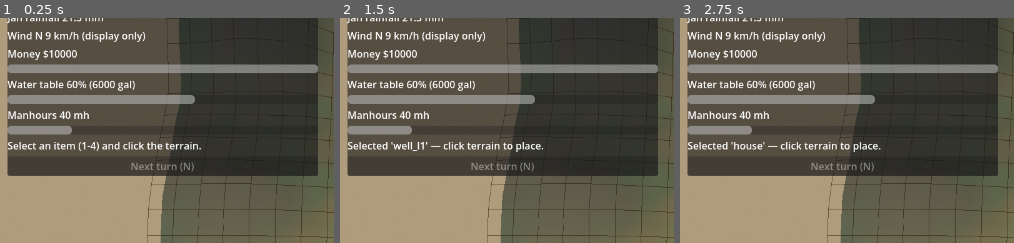
Above: before the commit, frames 1-3 (left to right).
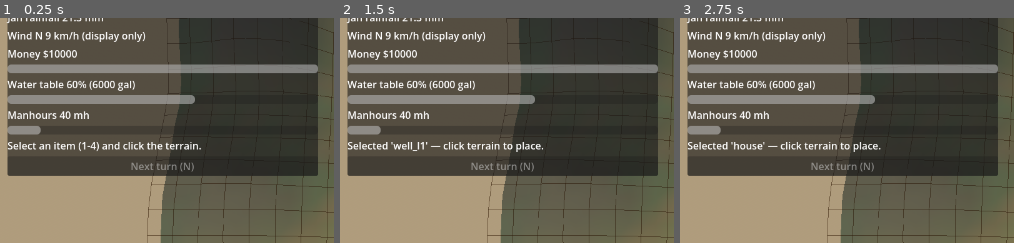
Above: after the commit, the same moments.

Repository: tpaulshippy/permaculture
Game: Godot game, scene res://scenes/terrain.tscn
Same seed, same stepped clock (60 frames per second), same inputs: the game is played once before the commit and once after it.
Inputs:
- Up to frame 1 (0.25 s): no input
- Up to frame 2 (1.5 s): click "[1] house" at 0.5 s; click "[2] well_l1" at 1.25 s
- Up to frame 3 (2.75 s): click "[1] house" at 2 s
The pictures show only the part of the screen within x 0-50%, y 25-75%; the shares and areas given below are measured in that part.

The runs differ from the first frame. In frame 1, 0.4% of the frame differs, in the area x 11-22%, y 48-52%; in frame 2, 0.4%; in frame 3, 0.4%.

Commit message:
fix(5): address cubic review round 1
- sim: wells draw from table (delivered capped by demand+table),
  ditch capture recharges; shortfall warning; yield from month 12
  counting planting month; upkeep_usd summed per item; report
  describes processed month
- main: demo fails if sim setup fails; stale placeholder message;
  fixed 400 mh bar capacity
- test: money/mh warning branches + month-12 yield checks
- evidence: re-recorded demo (new water model) + README/plan wording

Diff:
--- a/scripts/main.gd
+++ b/scripts/main.gd
@@ -148,6 +148,7 @@
 		push_error("Hex overlay setup failed.")
 	_sim = SimScript.new()
 	if not _sim.setup():
+		_demo_failed = true
 		push_error("Turn sim setup failed (tuning/rainfall packs).")
 	var mesh: ArrayMesh = MeshScript.build_array_mesh(_water, mode)
 	var framing := _framing()
@@ -450,7 +451,9 @@
 	_water_bar = _make_bar(box, 100.0)
 	_mh_label = Label.new()
 	box.add_child(_mh_label)
-	_mh_bar = _make_bar(box, 200.0)
+	# Fixed capacity: ~2.5 months of one house's 160 mh/mo output. Values
+	# above clamp; the label always shows the true bank.
+	_mh_bar = _make_bar(box, 400.0)
 	_warn_label = Label.new()
 	_warn_label.add_theme_color_override("font_color", Color(1.0, 0.15, 0.1))
 	_warn_label.visible = false
@@ -499,7 +502,7 @@
 				float(report.get("upkeep_usd", 0.0)), float(report.get("pump_gal", 0.0)),
 				float(report.get("demand_gal", 0.0))])
 		else:
-			_refresh_hud("Advancing a month (month sim owned by other issues).")
+			_refresh_hud("Month sim not ready (tuning/rainfall packs missing?).")
 	else:
 		_refresh_hud("Next is locked: " + _hex.gate_label())
 
@@ -530,7 +533,7 @@
 	_money_label.text = "Money $%.0f" % _sim.money
 	_water_bar.value = _sim.water_pct()
 	_water_label.text = "Water table %.0f%% (%.0f gal)" % [_sim.water_pct(), _sim.water_gal]
-	_mh_bar.max_value = maxf(200.0, _sim.mh_bank)
+	_mh_bar.max_value = 400.0
 	_mh_bar.value = clampf(_sim.mh_bank, 0.0, _mh_bar.max_value)
 	_mh_label.text = "Manhours %.0f mh" % _sim.mh_bank
 	var warn := String(_sim.warning_text())
--- a/scripts/turn_sim.gd
+++ b/scripts/turn_sim.gd
@@ -7,21 +7,23 @@
 ## money_usd / manhour bank / water reserve across Next presses.
 ##
 ## Monthly math (documented, deterministic, Q11 no-RNG):
-## - upkeep_usd = 80/house + 15/well_L1 (tuning upkeep_usd_per_mo)
+## - upkeep_usd = per-item upkeep_usd_per_mo summed over placements
+##   (80/house, 15/well_L1, 0 elsewhere per current tuning)
 ## - upkeep_mh  = 8/house + 4/well + 2/ditch + 1/mesquite
 ## - provided_mh = 160/house; mh_bank += provided - upkeep
-## - mature mesquite (age >= yield_start_month 12) pays yield_usd_per_mo 12
+## - mature mesquite (age in months >= yield_start_month 12, counting the
+##   planting month) pays yield_usd_per_mo 12
 ## - rain_gal_ref = month_mm * (1000 / avg_monthly_mm): scales the tuning
 ##   1000 gal/mo reference plot-rainfall by actual biome rainfall
-## - capture_pct = min(0.05 + 0.12 * ditch_count, 0.60) (tuning base 5%,
-##   +12 %/ditch, 60 % cap); rain_capture = rain_gal_ref * capture_pct
-## - pump = 2500/well (tuning pump_gal_per_mo); demand = 250/mesquite
-##   (tuning water_need_gal_per_mo); reserve clamps to [0, cap]
+## - capture recharges the table: min(base 5% + 12 %/ditch, 60 %) * rain_gal
+## - pump capacity = 2500/well (tuning pump_gal_per_mo). The well draws from
+##   the table, so it can only deliver what the table holds and never raises
+##   it: delivered = min(capacity, demand, table + capture). Unmet demand is
+##   an irrigation shortfall (advisory warning, Q14).
 ##
-## Warnings (Q14): money < 0 or water reserve at 0 with unmet demand (or
-## mh_bank < 0) raise a red banner. They NEVER block: no game over, Next
-## keeps working. Wind is display-only (Q12): deterministic from
-## month_index, zero sim effect.
+## Warnings (Q14): money < 0, mh_bank < 0, irrigation shortfall > 0, or water
+## table at 0. Advisory only: they NEVER block, no game over, Next works.
+## Wind is display-only (Q12): deterministic from month_index, zero effect.
 
 const TUNING_PATH := "res://data/tuning.json"
 const RAIN_PATH := "res://data/sonoran_rainfall.json"
@@ -45,12 +47,15 @@
 var month_index := 0
 var money := 0.0
 var mh_bank := 0.0
+## Usable groundwater stock. Wells draw from it (never add to it); ditch
+## capture recharges it. Displayed as the water-table bar.
 var water_gal := START_WATER_GAL
 var houses := 0
 var wells := 0
 var ditches := 0
 var mesquite := 0
 var _planted_at: Array[int] = []
+var _last_unmet := 0.0
 
 
 func is_ready() -> bool:
@@ -118,6 +123,7 @@
 	ditches = 0
 	mesquite = 0
 	_planted_at.clear()
+	_last_unmet = 0.0
 
 
 func start_money() -> float:
@@ -172,26 +178,30 @@
 	return {"ok": true, "reason": ""}
 
 
-## Advance one month. Applies upkeep, labor, yield, pump/rain/demand, then
-## month_index += 1. Returns a summary dict for the HUD status line.
+## Advance one month. Applies upkeep, labor, yield, and the water-table
+## balance for the CURRENT month, then month_index += 1. The returned
+## "month"/"rain_mm" describe the month just processed (not the new one).
 func advance_month() -> Dictionary:
 	if not _ready:
 		return {"ok": false, "reason": "sim not ready"}
+	var done_name := month_name()
+	var mm := rain_mm(month_index % 12)
+	var counts := {"house": houses, "well_l1": wells,
+		"ditch_berm": ditches, "mesquite": mesquite}
 	var upkeep_usd := 0.0
+	for id in counts.keys():
+		if _items.has(id):
+			upkeep_usd += _num(_items[id], "upkeep_usd_per_mo") * counts[id]
 	var upkeep_mh := 0.0
 	var provided_mh := 0.0
 	if _items.has("house"):
 		var h: Dictionary = _items["house"]
-		upkeep_usd += _num(h, "upkeep_usd_per_mo") * houses
 		upkeep_mh += _num(h, "upkeep_manhours_per_mo") * houses
 		provided_mh += _num(h, "provides_manhours_per_mo") * houses
 	if _items.has("well_l1"):
-		var w: Dictionary = _items["well_l1"]
-		upkeep_usd += _num(w, "upkeep_usd_per_mo") * wells
-		upkeep_mh += _num(w, "upkeep_manhours_per_mo") * wells
+		upkeep_mh += _num(_items["well_l1"], "upkeep_manhours_per_mo") * wells
 	if _items.has("ditch_berm"):
-		var d: Dictionary = _items["ditch_berm"]
-		upkeep_mh += _num(d, "upkeep_manhours_per_mo") * ditches
+		upkeep_mh += _num(_items["ditch_berm"], "upkeep_manhours_per_mo") * ditches
 	var yield_usd := 0.0
 	if _items.has("mesquite"):
 		var p: Dictionary = _items["mesquite"]
@@ -199,36 +209,38 @@
 		var ystart := int(_num(p, "yield_start_month") if p.has("yield_start_month") else 12.0)
 		var mature := 0
 		for planted in _planted_at:
-			if month_index - planted >= ystart:
+			if month_index - planted + 1 >= ystart:
 				mature += 1
 		yield_usd = _num(p, "yield_usd_per_mo") * mature
-	var mm := rain_mm(month_index % 12)
 	var rain_gal := mm * (_ref_rain / _avg_mm) if _avg_mm > 0.0 else 0.0
 	var ditch_pct := 0.0
 	if _items.has("ditch_berm"):
 		ditch_pct = _num(_items["ditch_berm"], "retention_percent") / 100.0
 	var capture := minf(_base_capture + ditch_pct * ditches, 0.60) * rain_gal
-	var pump := 0.0
+	var pump_cap := 0.0
 	var demand := 0.0
 	if _items.has("well_l1"):
-		pump = _num(_items["well_l1"], "pump_gal_per_mo") * wells
+		pump_cap = _num(_items["well_l1"], "pump_gal_per_mo") * wells
 	if _items.has("mesquite"):
 		demand = _num(_items["mesquite"], "water_need_gal_per_mo") * mesquite
+	# Wells draw from the table: delivery is capped by demand and by what
+	# the table holds (plus this month's recharge), so wells never raise it.
+	var delivered := minf(pump_cap, minf(demand, water_gal + capture))
 	money += yield_usd - upkeep_usd
 	mh_bank += provided_mh - upkeep_mh
-	var unmet := demand - (water_gal + pump + capture)
-	water_gal = clampf(water_gal + pump + capture - demand, 0.0, WATER_CAP_GAL)
+	water_gal = clampf(water_gal + capture - delivered, 0.0, WATER_CAP_GAL)
+	_last_unmet = maxf(demand - delivered, 0.0)
 	month_index += 1
 	return {
 		"ok": true,
-		"month": month_name(),
-		"rain_mm": rain_mm(),
+		"month": done_name,
+		"rain_mm": mm,
 		"upkeep_usd": upkeep_usd,
 		"yield_usd": yield_usd,
-		"pump_gal": pump,
+		"pump_gal": delivered,
 		"capture_gal": capture,
 		"demand_gal": demand,
-		"unmet_gal": maxf(unmet, 0.0),
+		"unmet_gal": _last_unmet,
 		"warning": warning_text(),
 	}
 
@@ -242,6 +254,8 @@
 		parts.append("Money negative ($%.0f)" % money)
 	if mh_bank < 0.0:
 		parts.append("Manhours negative (%.0f mh)" % mh_bank)
+	if _last_unmet > 0.0:
+		parts.append("Irrigation shortfall %.0f gal" % _last_unmet)
 	if water_gal <= 0.0:
 		parts.append("Water table depleted")
 	if parts.is_empty():
--- a/tests/test_hud.gd
+++ b/tests/test_hud.gd
@@ -85,6 +85,32 @@
 	var still_ok: Dictionary = sim.advance_month()
 	_check(bool(still_ok.get("ok")), "Next still works while warned (no game over)")
 
+	# Every warning branch is covered, not just water: negative money and
+	# negative manhours each raise the banner on their own.
+	var s_money = SimScript.new()
+	_check(s_money.setup(), "second sim sets up")
+	s_money.money = -5.0
+	_check(String(s_money.warning_text()).contains("Money negative"),
+		"negative money raises banner")
+	var s_mh = SimScript.new()
+	_check(s_mh.setup(), "third sim sets up")
+	s_mh.mh_bank = -1.0
+	_check(String(s_mh.warning_text()).contains("Manhours negative"),
+		"negative manhours raise banner")
+
+	# Yield starts with month 12 (tuning yield_start_month), counting the
+	# planting month: 11 advances pay nothing, the 12th pays $12/tree.
+	var s_yield = SimScript.new()
+	_check(s_yield.setup(), "yield sim sets up")
+	s_yield.charge_place("mesquite")
+	for i in range(11):
+		s_yield.advance_month()
+	_check(is_equal_approx(s_yield.money, 9960.0),
+		"no yield before month 12")
+	s_yield.advance_month()
+	_check(is_equal_approx(s_yield.money, 9972.0),
+		"mesquite yields $12 from month 12")
+
 	if _failures == 0:
 		print("HUD sim test: all checks passed.")
 	else:
Binary file changed: docs/evidence/5/demo_frame_locked.png
Binary file changed: docs/evidence/5/demo_frame_unlocked.png
Binary file changed: docs/evidence/5/demo_frame_warned.png
Not shown, changed: docs/evidence/5/README.md
Not shown, changed: docs/evidence/5/demo.mp4
Not shown, changed: docs/evidence/5/demo_console.log
Not shown, changed: docs/evidence/5/headless_test_hud.log
Not shown, changed: docs/evidence/5/plan.md
